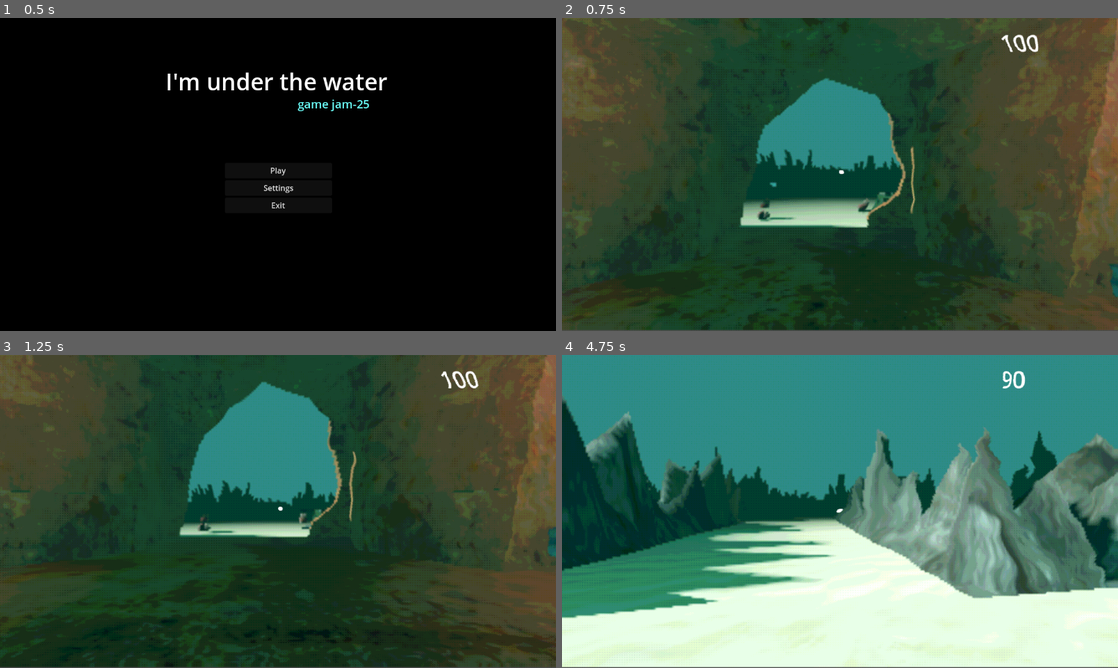
Above: before the commit, frames 1-4 (two rows, left to right).
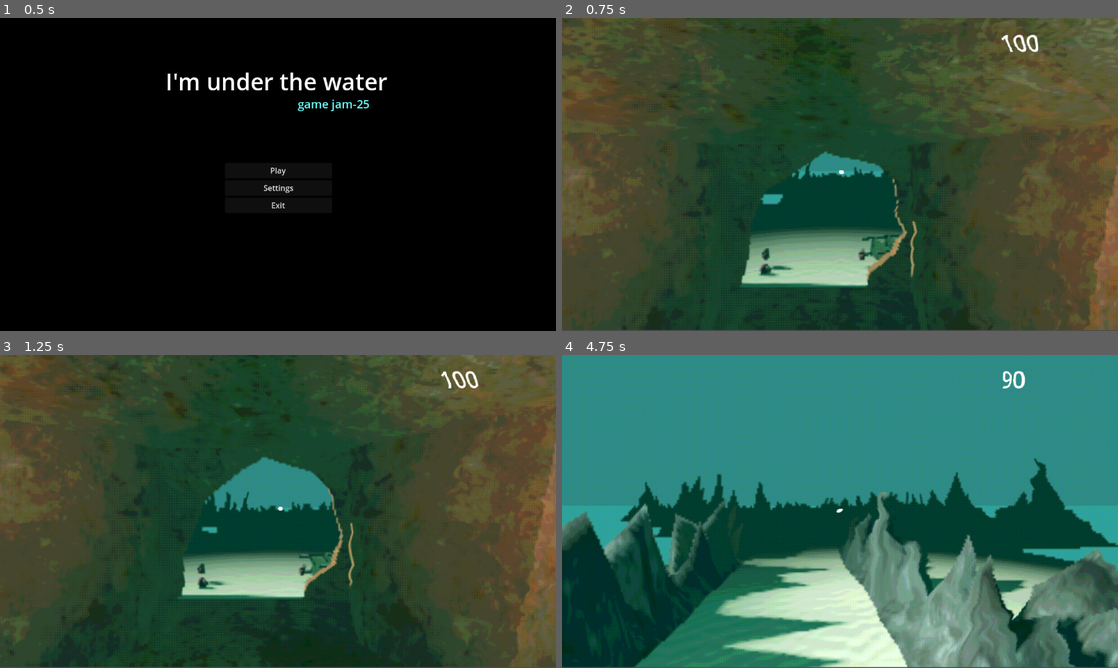
Above: after the commit, the same moments.

Repository: useronym/BubbleGameJam
Game: Godot game, scene res://scenes/mainMenu.tscn
Same seed, same stepped clock (60 frames per second), same inputs: the game is played once before the commit and once after it.
Inputs (mouse positions are in pixels of both pictures, inside the frame that each line leads up to):
- Up to frame 1 (0.5 s): no input
- Up to frame 2 (0.75 s): click "Play" at 0.5 s
- Up to frame 3 (1.25 s): no input
- Up to frame 4 (4.75 s): tap Enter at 1.25 s; move the mouse to (867, 511) at 1.27 s; hold W (up) from 1.28 s (still down); tap E (interact) every 0.75 s from 1.35 to 4.35 s; move the mouse to (812, 511) at 2.02 s; move the mouse to (851, 505) at 2.77 s; move the mouse to (834, 517) at 3.52 s; move the mouse to (878, 514) at 4.27 s

Frame 1 is identical in both runs. In frame 2, 24% of the frame differs, in the area x 0-100%, y 0-100%; in frame 3, 24%; in frame 4, 57%, in the area x 0-100%, y 13-100%.

Commit message:
Set player height to 155

Diff:
--- a/scenes/player.tscn
+++ b/scenes/player.tscn
@@ -6,8 +6,8 @@
 [sub_resource type="CapsuleMesh" id="CapsuleMesh_jse87"]
 
 [sub_resource type="CapsuleShape3D" id="CapsuleShape3D_p0oft"]
-radius = 0.149786
-height = 0.601342
+radius = 0.505334
+height = 2.0199
 
 [sub_resource type="Animation" id="Animation_fnymu"]
 length = 0.001
@@ -24,7 +24,7 @@
 tracks/1/path = NodePath("head")
 tracks/1/interp = 1
 tracks/1/loop_wrap = true
-tracks/1/keys = PackedFloat32Array(0, 1, 0, 0.468065, 0)
+tracks/1/keys = PackedFloat32Array(0, 1, 0, 1.5, 0)
 tracks/2/type = "bezier"
 tracks/2/imported = false
 tracks/2/enabled = true
@@ -82,19 +82,20 @@
 script = ExtResource("1_yofdb")
 
 [node name="MeshInstance3D" type="MeshInstance3D" parent="."]
-transform = Transform3D(0.3, 0, 0, 0, 0.3, 0, 0, 0, 0.3, 0, 0.295367, 0)
+transform = Transform3D(1, 0, 0, 0, 1, 0, 0, 0, 1, 0, 1, 0)
 mesh = SubResource("CapsuleMesh_jse87")
 
 [node name="CollisionShape3D" type="CollisionShape3D" parent="."]
-transform = Transform3D(1, 0, 0, 0, 1, 0, 0, 0, 1, 0, 0.294392, 0)
+transform = Transform3D(1, 0, 0, 0, 1, 0, 0, 0, 1, 0, 0.974135, 0)
 shape = SubResource("CapsuleShape3D_p0oft")
 
 [node name="head" type="Node3D" parent="."]
-transform = Transform3D(1, 0, 0, 0, 1, 0, 0, 0, 1, 0, 0.468065, 0)
+transform = Transform3D(1, 0, 0, 0, 1, 0, 0, 0, 1, 0, 1.5, 0)
 
 [node name="Camera3D" type="Camera3D" parent="head"]
 transform = Transform3D(1, 0, 0, 0, 1, 0, 0, 0, 1, 0, 0.0026046, 0)
 current = true
+far = 100.0
 
 [node name="RayCast3D" type="RayCast3D" parent="head"]
 target_position = Vector3(0, 0, -0.91)
